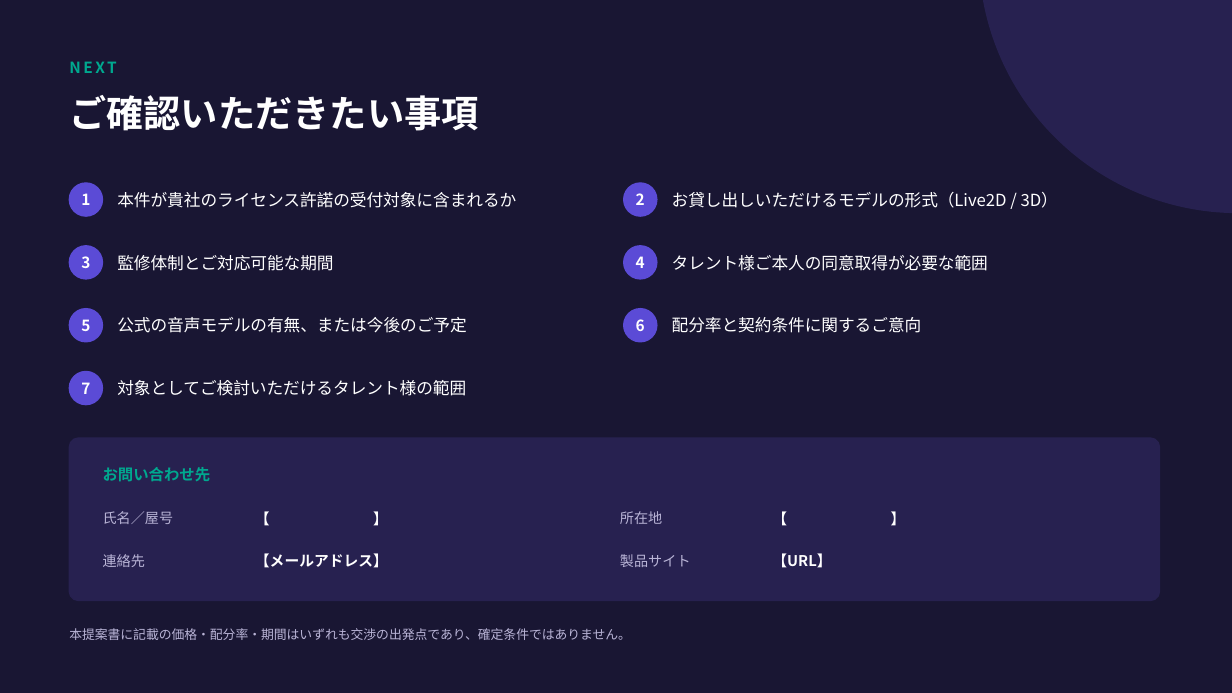
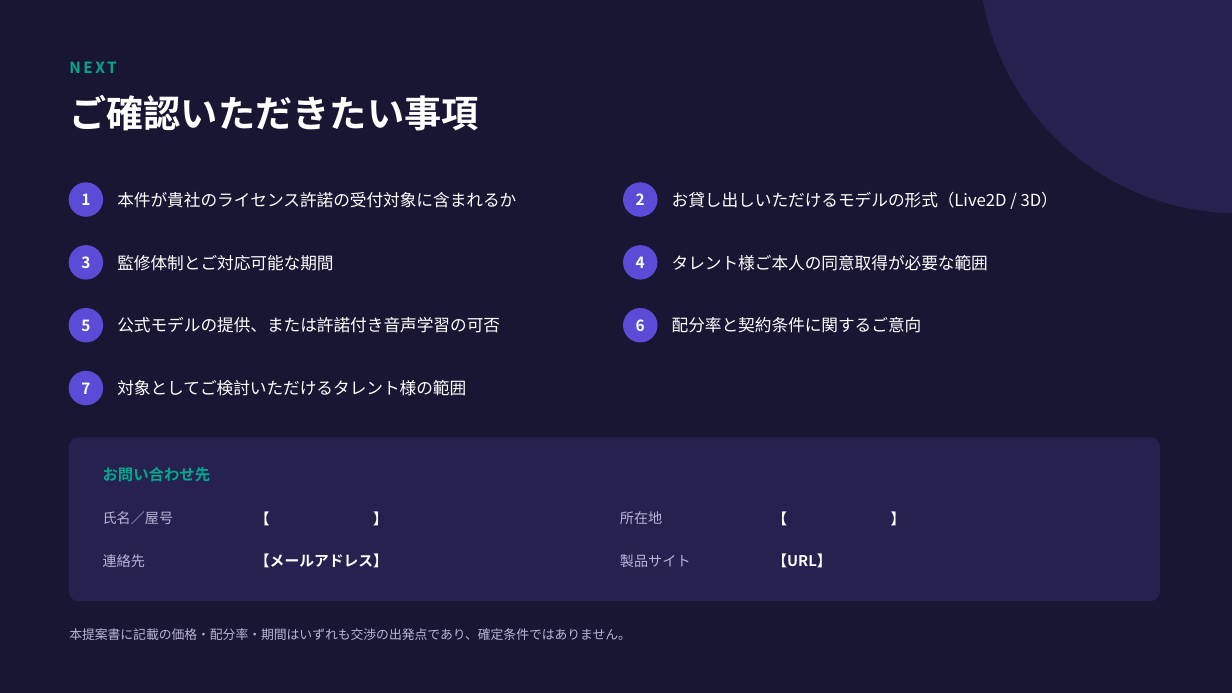
Before and after one commit to benybeny777/PicoAgent, a slide deck: slide 10 of docs/IP-PROPOSAL-VTUBER.pptx. Drawn at 1232x693 pixels with LibreOffice and Linux fonts; fonts in the diff are those of the drawing. Boxes give left, top, right and bottom in pixels: in the first picture for what was removed or moved away, otherwise in the second. Text is boxed around its words. In the diff, an @@ line names an element or a change of style, - is before the commit and + after.

Commit message:
docs: 音声会話と許諾付きAI学習を企画へ反映

```diff
--- a/docs/IP-PROPOSAL-VTUBER.pptx
+++ b/docs/IP-PROPOSAL-VTUBER.pptx
@@ text at [117,317,500,333]: text changed @@
-公式の音声モデルの有無、または今後のご予定
+公式モデルの提供、または許諾付き音声学習の可否
```
Also in this commit, not shown: 1 other slide changed, 6 other files.
